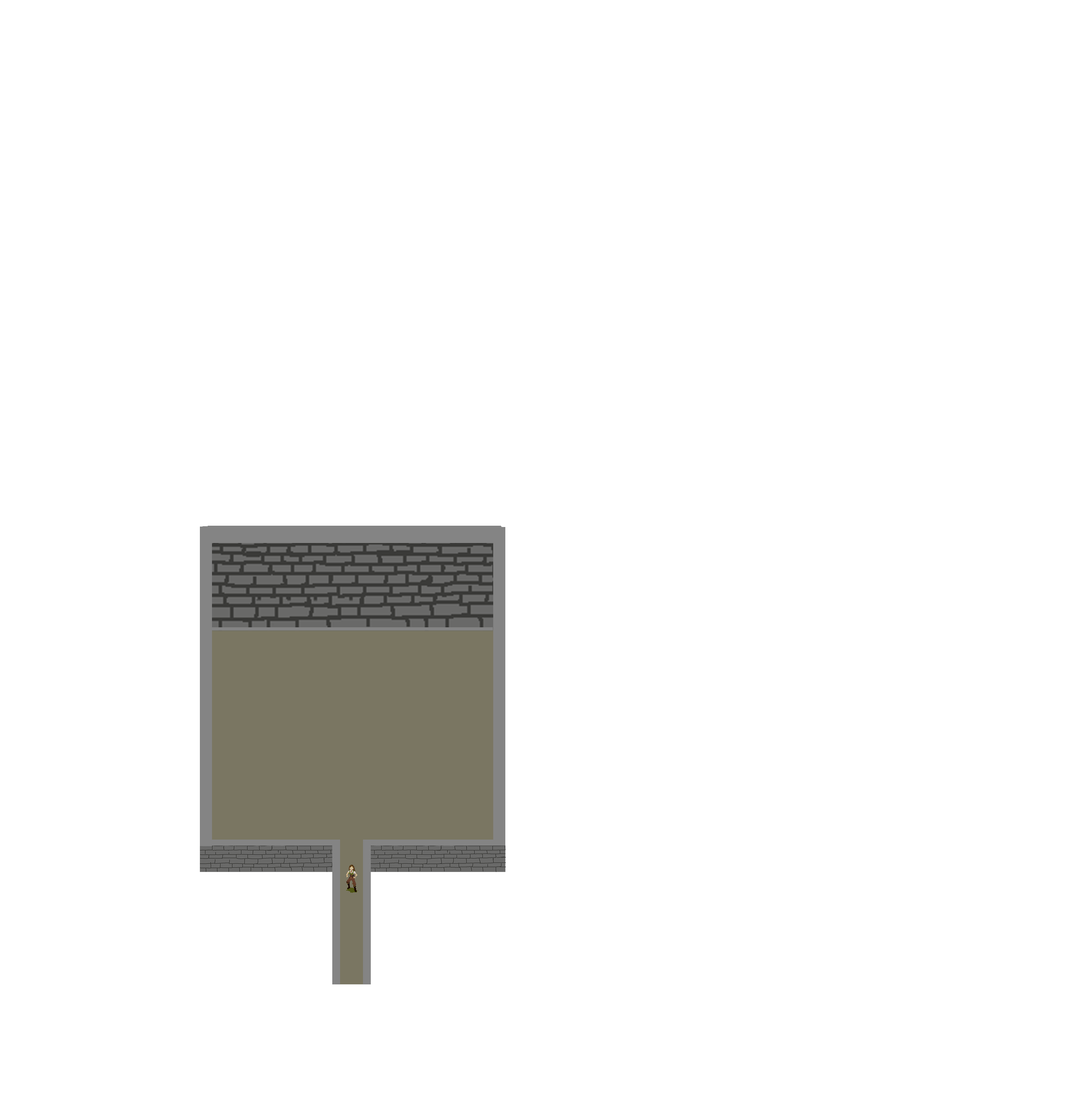
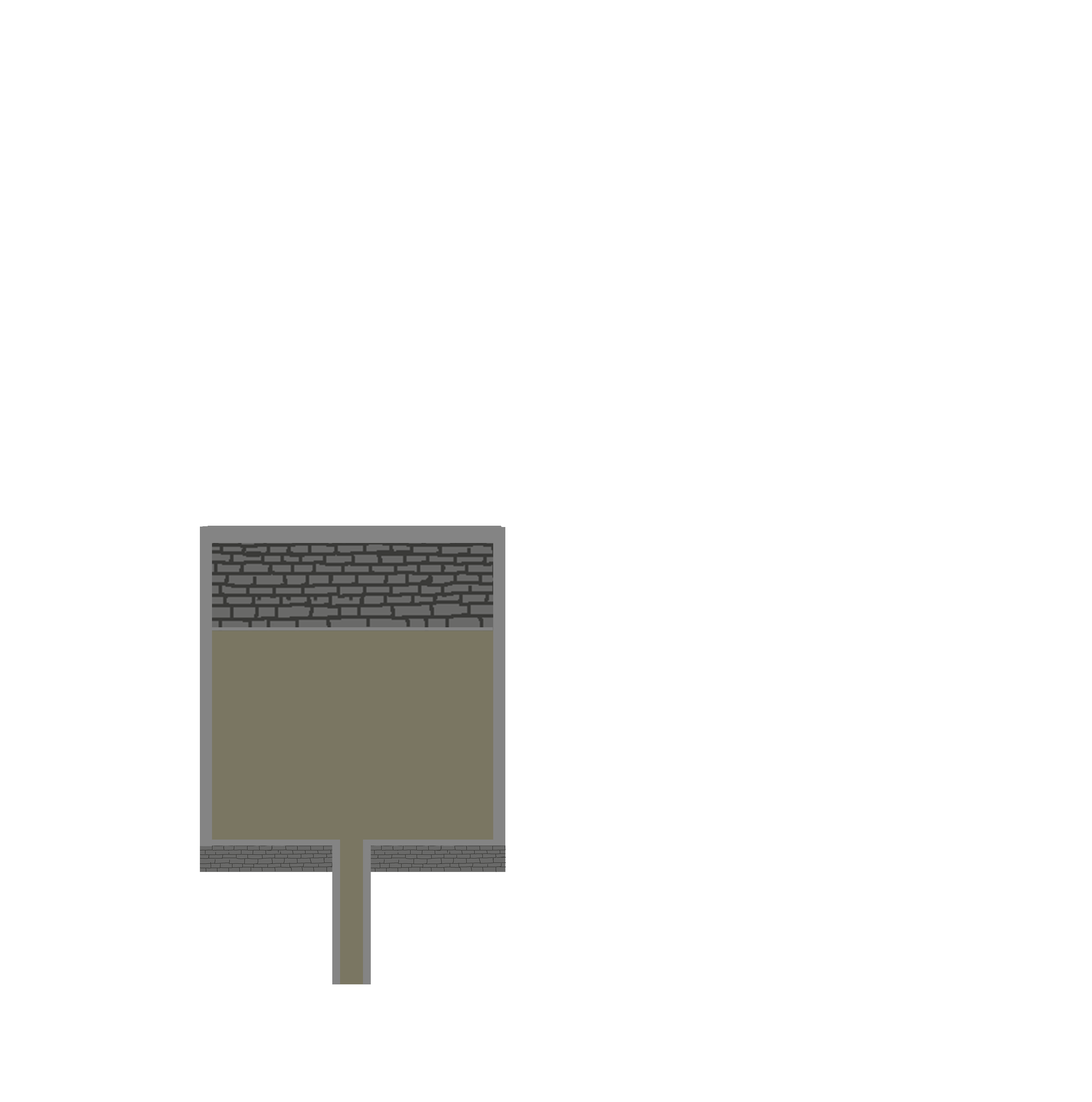
Before/after of a 1092px x 1102px layered artwork. What changed in the layer stack:
removed layer "arina_test_normal_map" over box(345, 864, 359, 894)
